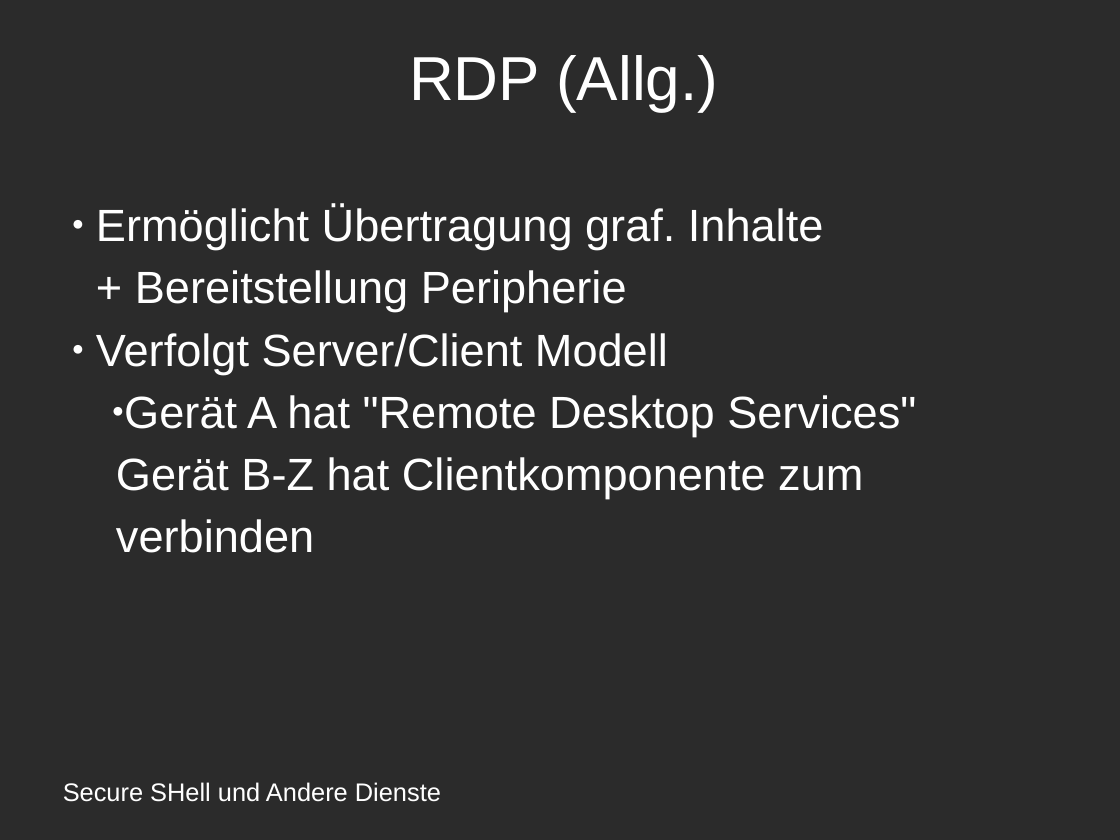
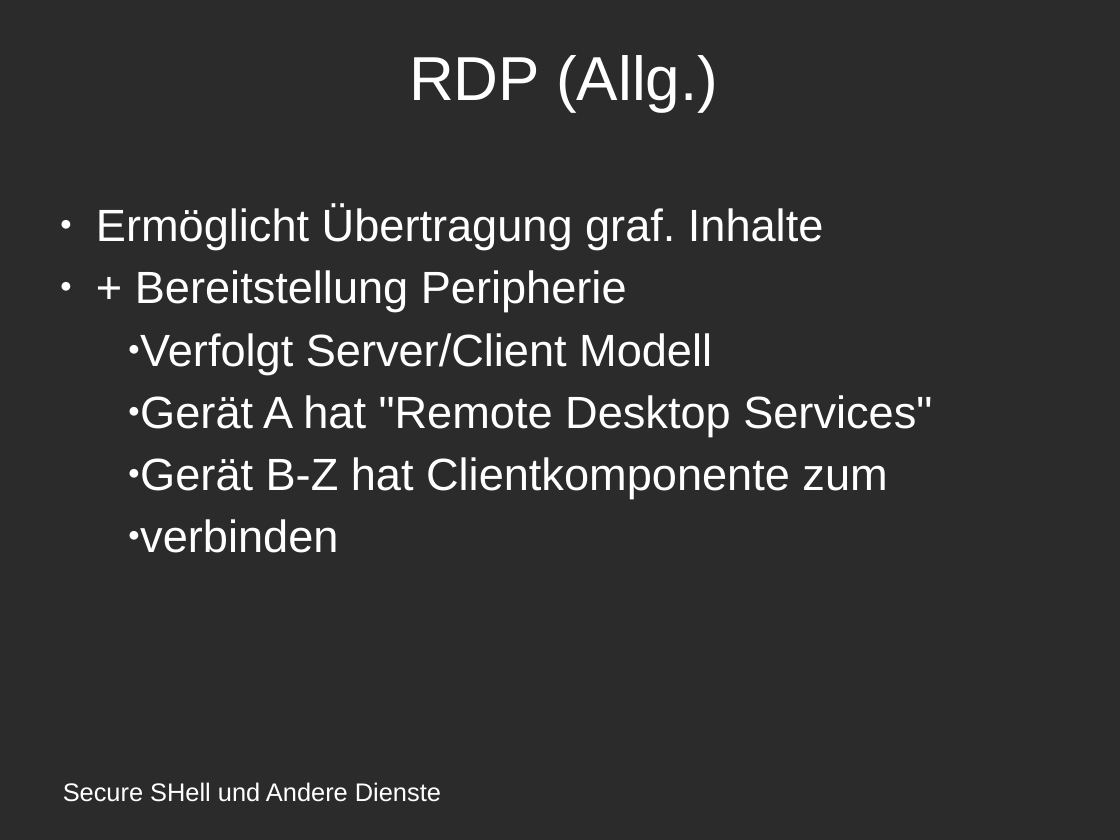
Before and after one commit to amlispolska/SSH-Projekt, a slide deck: slide 7 of ssh-presentation.odp. Drawn at 1120x840 pixels with LibreOffice and Linux fonts; fonts in the diff are those of the drawing; background and template pictures are left out; a plain dark background stands for a picture behind light text. Boxes give left, top, right and bottom in pixels: in the first picture for what was removed or moved away, otherwise in the second. Text is boxed around its words. In the diff, an @@ line names an element or a change of style, - is before the commit and + after.

```diff
--- a/ssh-presentation.odp
+++ b/ssh-presentation.odp
@@ text at (135,270,932,553): bullet none to ●; list level 1 to 2 in "Verfolgt Server/Client Modell"; indent changed @@
```
Also in this commit, not shown: 10 other slides changed, 1 other file.
